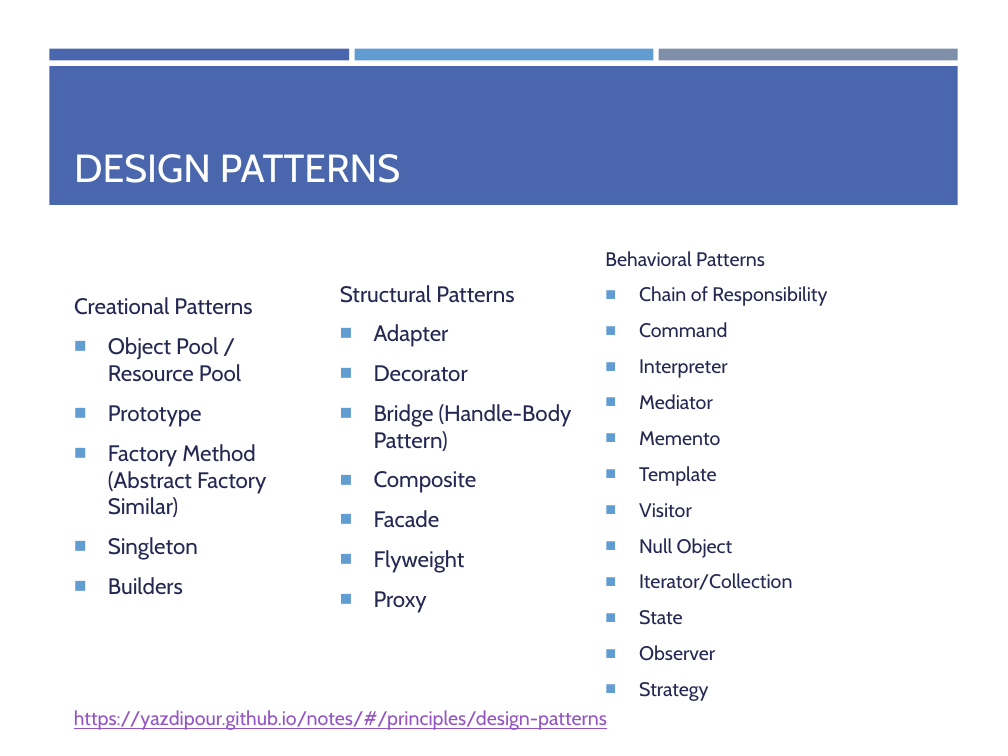
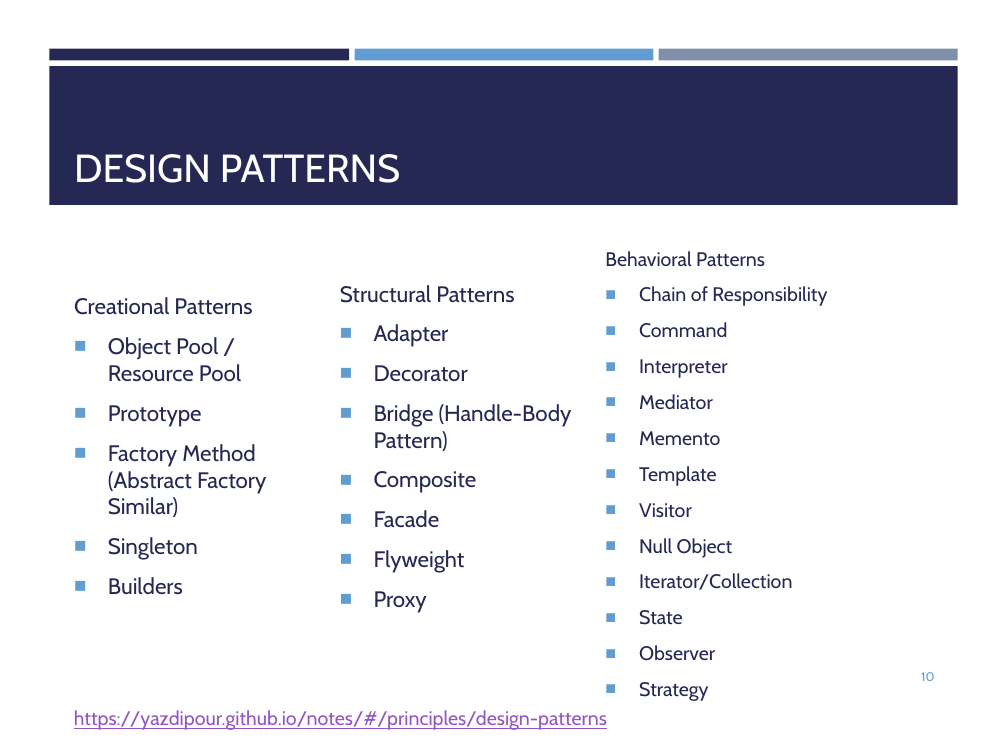
Before and after one commit to yazdipour/presentations, a slide deck: slide 10 of 2019Nov_Design_Implementation/Ch7.pptx (slide 15 before the commit). Drawn at 1008x756 pixels with LibreOffice and Linux fonts; fonts in the diff are those of the drawing. Boxes give left, top, right and bottom in pixels: in the first picture for what was removed or moved away, otherwise in the second. Text is boxed around its words. In the diff, an @@ line names an element or a change of style, - is before the commit and + after.

```diff
--- a/2019Nov_Design_Implementation/Ch7.pptx
+++ b/2019Nov_Design_Implementation/Ch7.pptx
@@ rectangle at [49, 48, 349, 60]: fill #4A66AC to #242852 @@
@@ rectangle at [49, 67, 958, 206]: fill #4A66AC to #242852 @@
@@ page number added at [921, 672, 934, 681], 9 pt, text #629DD1 @@
+10
```
Also in this commit, not shown: 18 other slides changed, 5 slides added, 5 slides removed, 3 other files.
